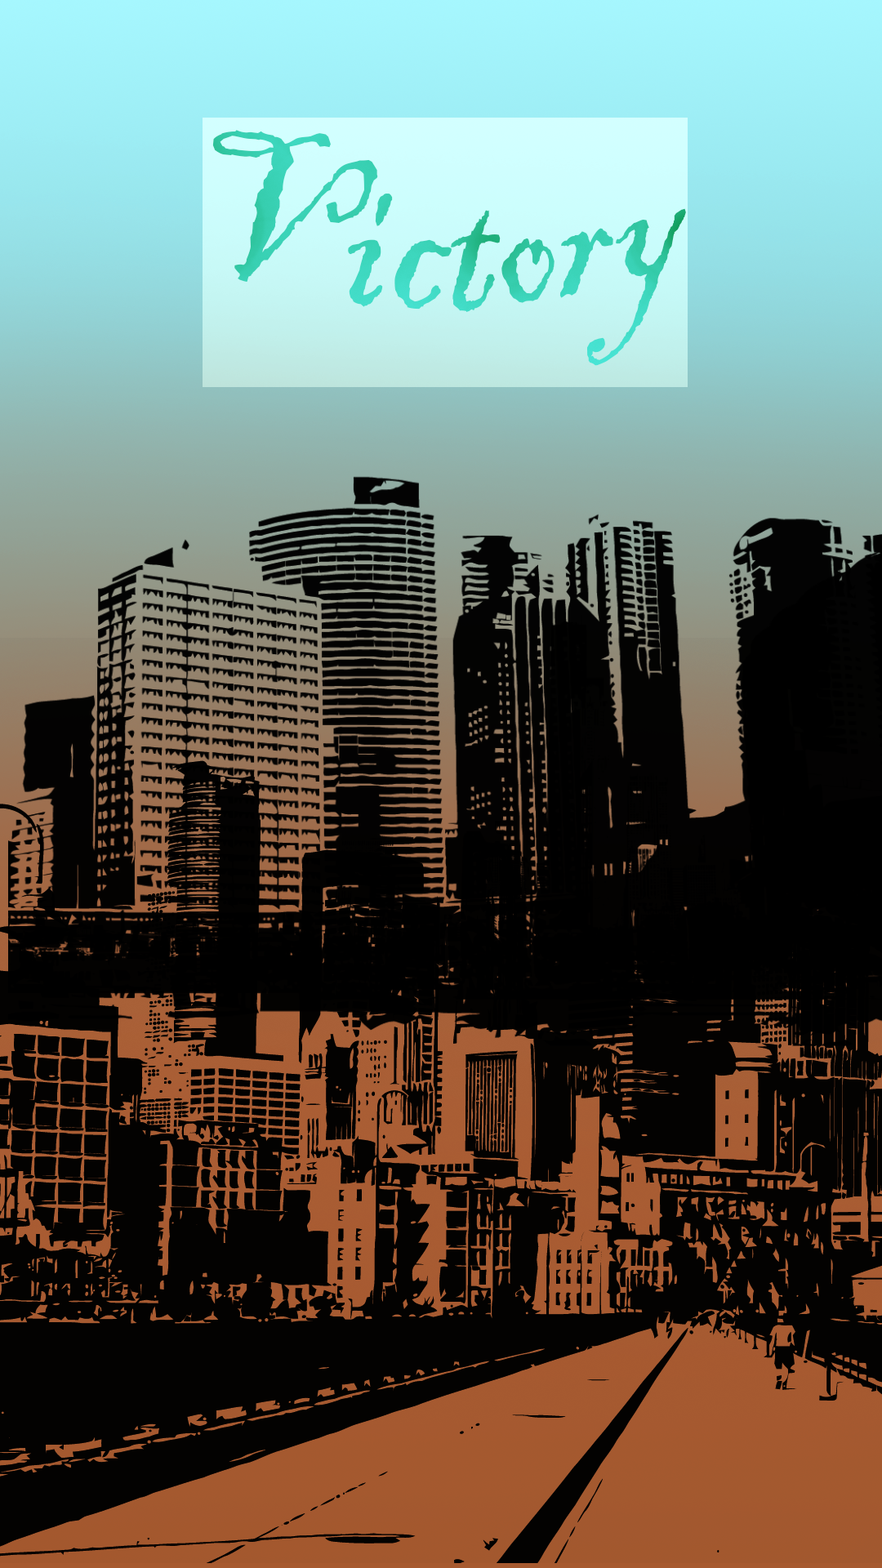
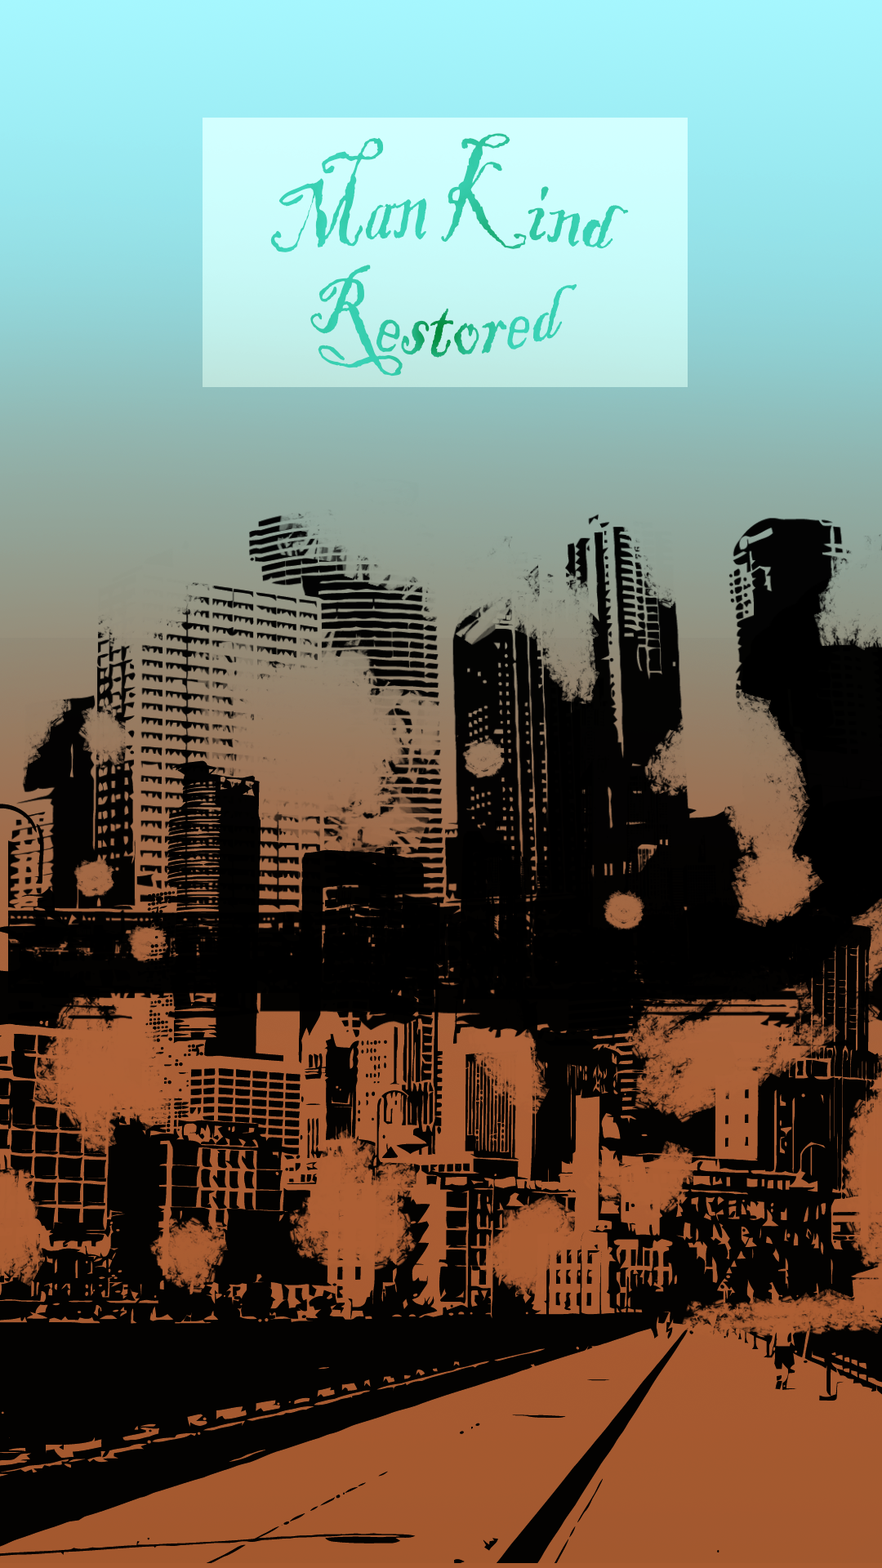
Before/after of a 882×1568 layered artwork. What changed in the layer stack:
added layer "Shading" (1st of 2) (linear burn) above "Restored" over [left=233, top=129, right=882, bottom=841]
added layer "Restored" (darker color) above "Shading" over [left=310, top=264, right=578, bottom=377]
painted on "Shading" (2nd of 2) over [left=23, top=129, right=882, bottom=733]
painted on "City" (1st of 2) over [left=212, top=129, right=686, bottom=366]
painted on "Layer 3" over [left=0, top=842, right=882, bottom=1338]
painted on "City" (2nd of 2) over [left=22, top=476, right=882, bottom=1047]